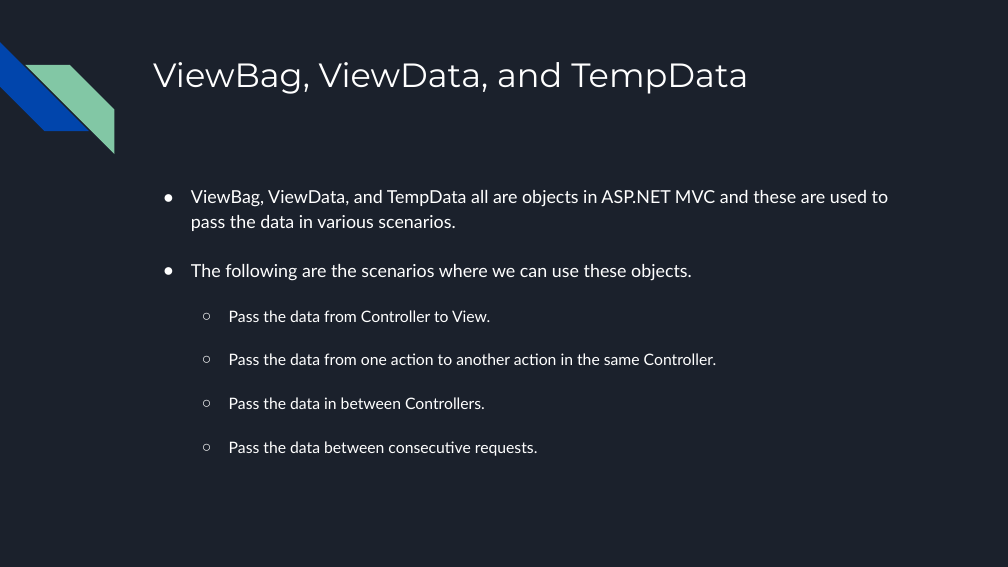
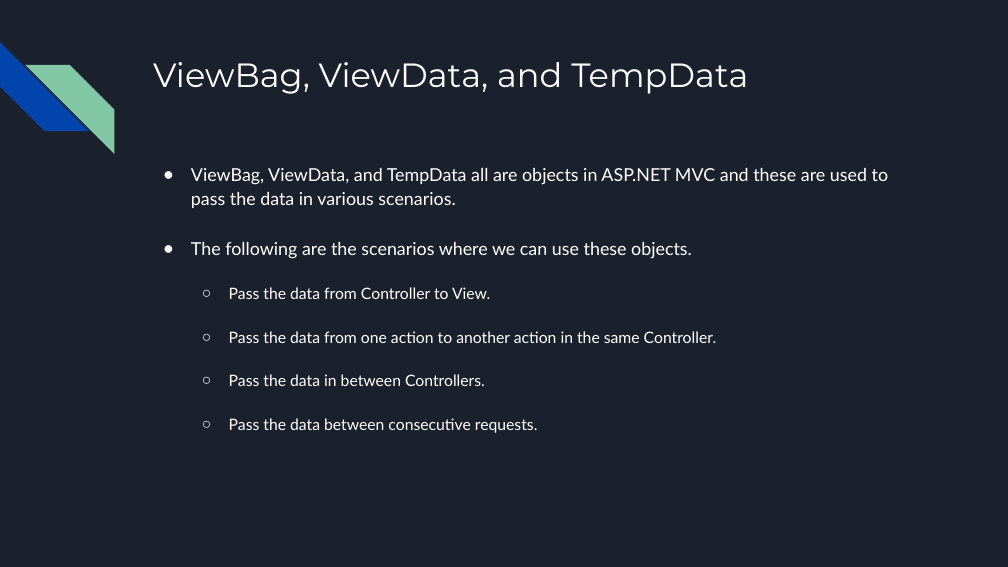
Before and after one commit to bulhard/Web-Programming, a slide deck: slide 6 of 00 Presentations/08 Storing Temporary Data.pptx (slide 4 before the commit). Drawn at 1008x567 pixels with LibreOffice and Linux fonts; fonts in the diff are those of the drawing. Boxes give left, top, right and bottom in pixels: in the first picture for what was removed or moved away, otherwise in the second. Text is boxed around its words. In the diff, an @@ line names an element or a change of style, - is before the commit and + after.

```diff
--- a/00 Presentations/08 Storing Temporary Data.pptx
+++ b/00 Presentations/08 Storing Temporary Data.pptx
@@ text "ViewBag, ViewData, and TempData all ...": place and size @@
-text "ViewBag, ViewData, and TempData all ..." at box(191, 190, 889, 456)
+text "ViewBag, ViewData, and TempData all ..." at box(191, 168, 889, 433)
```
Also in this commit, not shown: 1 other slide changed, 16 slides added, 1 slide removed, 7 other files.
